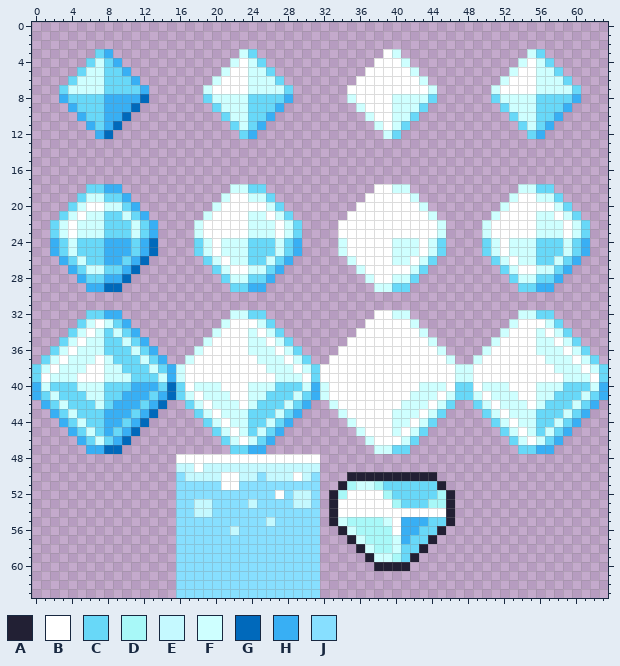
File history of a pixel-art file, Platformer/Content/spellexp.aseprite. Above: the version before the commit.
64x64 pixels, 1 frame.
Palette (. is transparent): A #222034  B #ffffff  C #68d8f8  D #a8f8f8  E #c5f9ff  F #ceffff  G #0069bb  H #38aff4  J #87dfff
Pixels before (only the part around the change), first column x 12:
37 FCH..FBBBBBBBFFFBFC..BBBBBBBBBBBBBF..FBBBBBBBF
38 CFCHFBBBBBBBBBFFFBFCBBBBBBBBBBBBBBBFFBBBBBBBBB
39 CCFHFBBBBBBBBBBFFFBCBBBBBBBBBBBBBBBFFBBBBBBBBB
40 HHCGCBFFFBBBFFFCCCFHFBBBBBBBBBBFFFBCCBFFFBBBFF
41 HCHGCFBFFFBBFFCCCFCHFBBBBBBBBBFFFBFCCFBFFFBBFF
42 CHG..CFBFFFBFCCCFCH..FBBBBBBBFFFBFC..CFBFFFBFC
43 HG....CFBFFFCCCFCH....FBBBBBFFFBFC....CFBFFFCC
44 G......CFBFFCCFCH......FBBBBFFBFC......CFBFFCC
45 ........CFBFCFCH........FBBBFBFC........CFBFCF
46 .........CFBFCH..........FBBBFC..........CFBFC
47 ..........CCHH............FFCC............CCHH
48 ....BBBBBBBBBBBBBBBB..........................
49 ....EEBEEEEEEEEEEEEE..........................
50 ....JEEEEBBEEJEEEBEJ...AAAAAAAAAA.............
51 ....JJJJJBBJJJJJJJJJ..ADFFDCCCCCCA............
52 ....JJJJJJJJJJJBJEEJ.ADBBBBDCCCCCDA...........
53 ....JJEEJJJJEJJJJEEJ.ABBBBBBDCCCDDA...........
54 ....JJEEJJJJJJJJJJJJ.ABBBBBBBBBBBBA...........
55 ....JJJJJJJJJJEJJJJJ.AFDDDDFBHHHCCA...........
56 ....JJJJJJEJJJJJJJJJ..AFDDDDBHHCCA............
57 ....JJJJJJJJJJJJJJJJ...AFDDDFHCCA.............
58 ....JJJJJJJJJJJJJJJJ....AFDDFCCA..............
59 ....JJJJJJJJJJJJJJJJ.....AFFDCA...............
60 ....JJJJJJJJJJJJJJJJ......AAAA................
61 ....JJJJJJJJJJJJJJJJ..........................
62 ....JJJJJJJJJJJJJJJJ..........................
63 ....JJJJJJJJJJJJJJJJ..........................
After the commit:
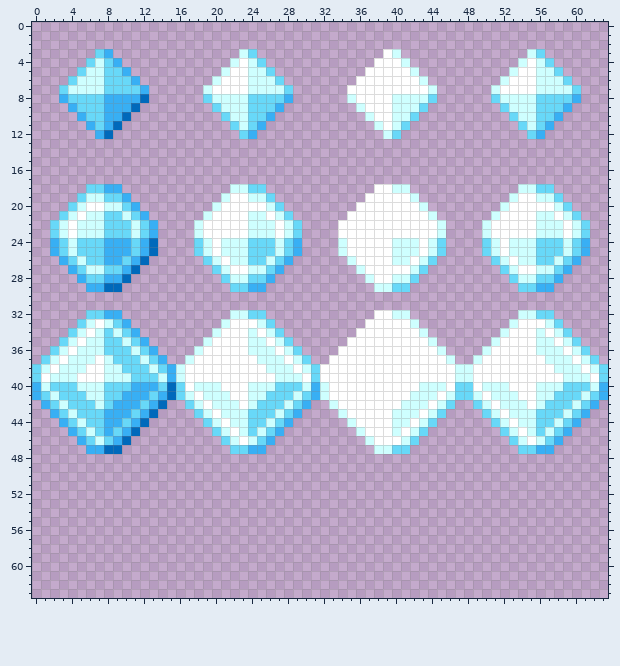
Change:
The author cleared colour A in row 50 at x 35 to 44; in row 51 at x 34 and 45; in rows 52 to 55 at x 33 and 46; in row 56 at x 34 and 45; in row 57 at x 35 and 44; in row 58 at x 36 and 43.
The author cleared colour A in row 59 at x 37 and 42; in row 60 at x 38 to 41.
The author cleared colour B in row 48 at x 16 to 31; in row 49 at x 18; in row 50 at x 21 to 22 and 29; in row 51 at x 21 to 22; in row 52 at x 27 and 35 to 38; in row 53 at x 34 to 39.
The author cleared colour B in row 54 at x 34 to 45; in rows 55 to 56 at x 40.
The author cleared colour C in row 51 at x 39 to 44; in row 52 at x 40 to 44; in row 53 at x 41 to 43; in row 55 at x 44 to 45; in row 56 at x 43 to 44; in row 57 at x 42 to 43.
The author cleared colour C in row 58 at x 41 to 42; in row 59 at x 41.
The author cleared colour D in row 51 at x 35 and 38; in row 52 at x 34, 39 and 45; in row 53 at x 40 and 44 to 45; in row 55 at x 35 to 38; in row 56 at x 36 to 39; in row 57 at x 37 to 39.
The author cleared colour D in row 58 at x 38 to 39; in row 59 at x 40.
The author cleared colour E in row 49 at x 16 to 17 and 19 to 31; in row 50 at x 17 to 20, 23 to 24, 26 to 28 and 30; in row 52 at x 29 to 30; in row 53 at x 18 to 19, 24 and 29 to 30; in row 54 at x 18 to 19; in row 55 at x 26.
The author cleared colour E in row 56 at x 22.
The author cleared colour F in row 51 at x 36 to 37; in row 55 at x 34 and 39; in row 56 at x 35; in row 57 at x 36 and 40; in row 58 at x 37 and 40; in row 59 at x 38 to 39.
The author cleared colour H in row 55 at x 41 to 43; in row 56 at x 41 to 42; in row 57 at x 41.
The author cleared colour J in row 50 at x 16, 25 and 31; in row 51 at x 16 to 20 and 23 to 31; in row 52 at x 16 to 26, 28 and 31; in row 53 at x 16 to 17, 20 to 23, 25 to 28 and 31; in row 54 at x 16 to 17 and 20 to 31; in row 55 at x 16 to 25 and 27 to 31.
The author cleared colour J in row 56 at x 16 to 21 and 23 to 31; in rows 57 to 63 at x 16 to 31.
Boxes around the changes in both pictures, in picture pixels (x1, y1, x2, y2):
erased: (176, 454, 455, 598)
